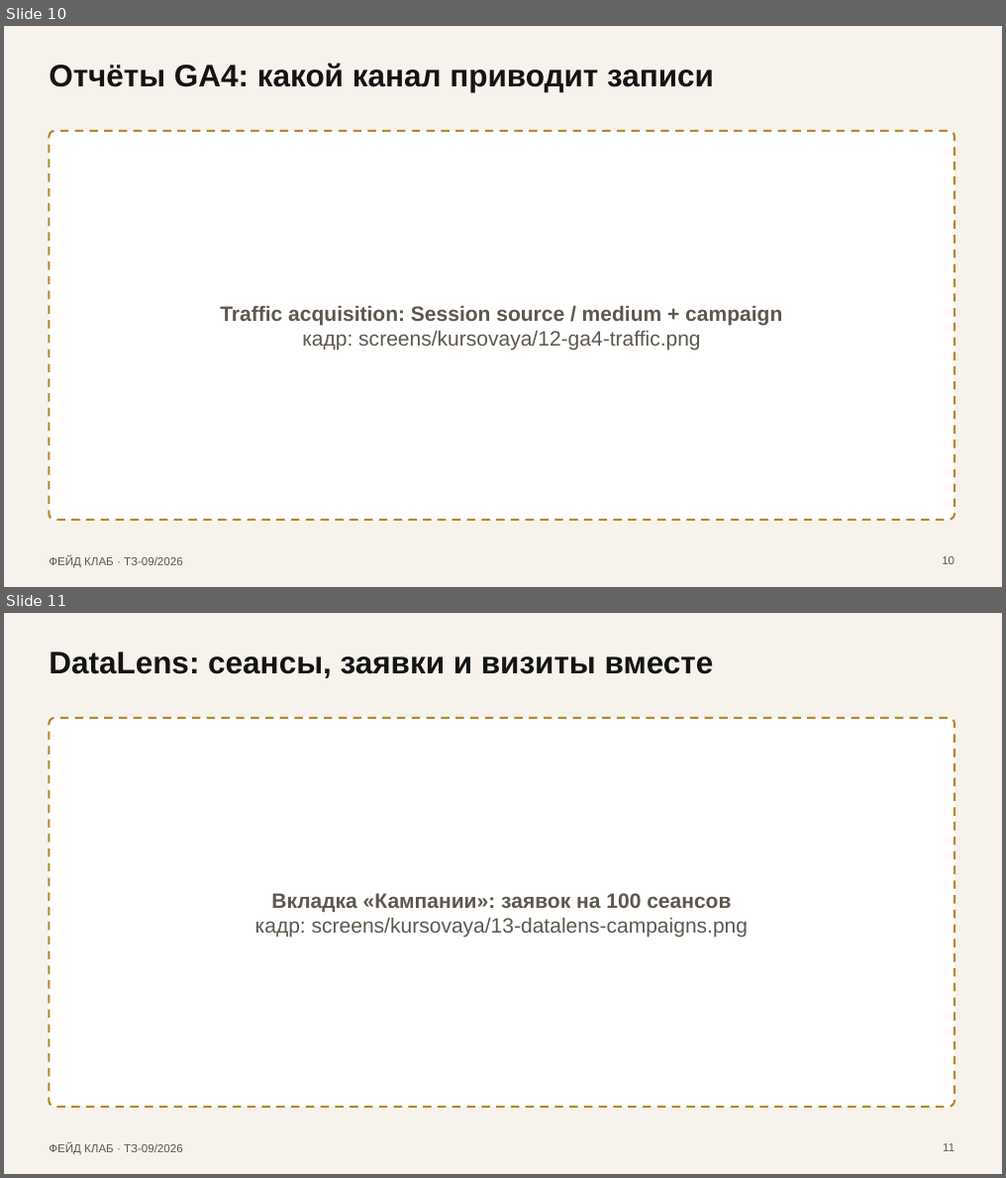
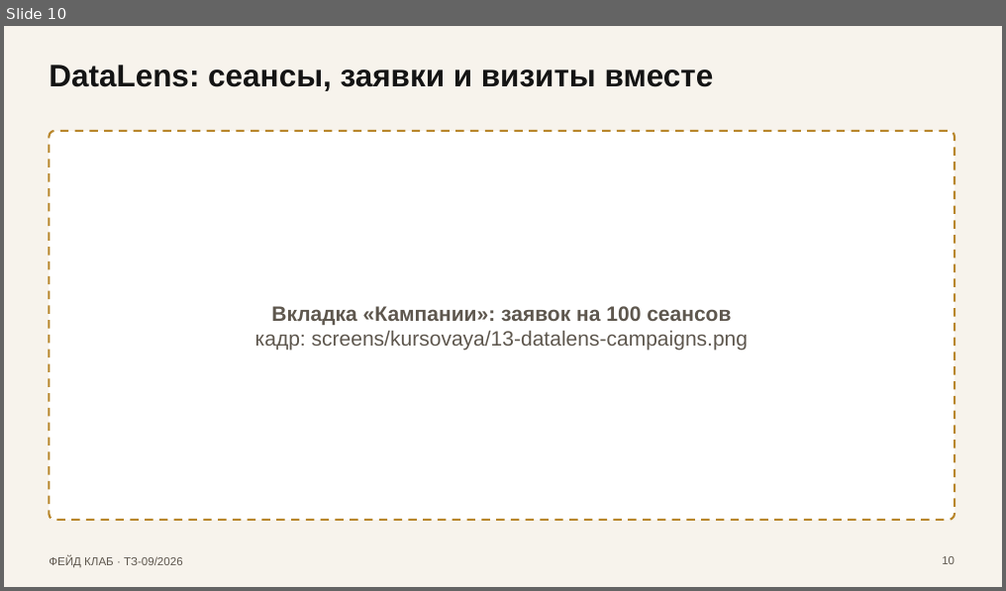
Before and after one commit to Kusttx/tz-09-barbershop-feyd-klab, a slide deck: presentation/zashchita.pptx. Shown one above the other, each under a label of ours: slides 10 and 11 before the commit, slide 10 after it. The pictures are 1006x1178 and 1006x591 pixels, drawn with LibreOffice and Linux fonts; fonts in the diff are those of the drawing. Boxes give left, top, right and bottom in pixels: in the first picture for what was removed or moved away, otherwise in the second. Text is boxed around its words. In the diff, an @@ line names an element or a change of style, - is before the commit and + after.

```diff
--- a/presentation/zashchita.pptx
+++ b/presentation/zashchita.pptx
@@ slide 10 removed at (4,26,1002,587), background #F7F3EC; not listed: 1 template element that a slide beside it also shows @@
@@ text removed at (49,63,714,92) @@
-Отчёты GA4: какой канал приводит записи
@@ rounded rectangle removed at (49,131,954,520) @@
@@ text removed at (220,305,782,350) @@
-Traffic acquisition: Session source / medium + campaign
-кадр: screens/kursovaya/12-ga4-traffic.png
@@ page number removed at (942,557,954,565) @@
-10
@@ what was slide 11 is now slide 10 @@
@@ page number at (942,557,954,565): text changed @@
-11
+10
```
Also in this commit, not shown: 2 slides changed, 1 slide added, 1 other slide removed, 7 other files.
